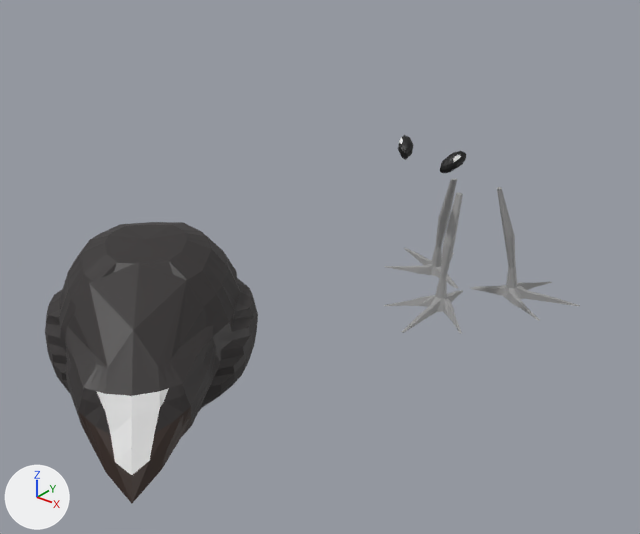
One commit to the Blender file Assets/Prefabs/Models/Enimies/pukeko/Pukeko.blend: the scene before it, then after it.
One viewpoint serves both versions: a 50 mm lens placed at (6.55, -12.11, 7.07), pointed at (-0.53, -3.25, 1.58). Lighting does not change. The marker at lower left points along +X, +Y and +Z. The picture after the commit comes second.

Names of what the first picture shows: 'Cabeça', 'Corpo', 'Olho', 'Olho.001', 'Perna', 'Perna.001', 'Perna.002'.
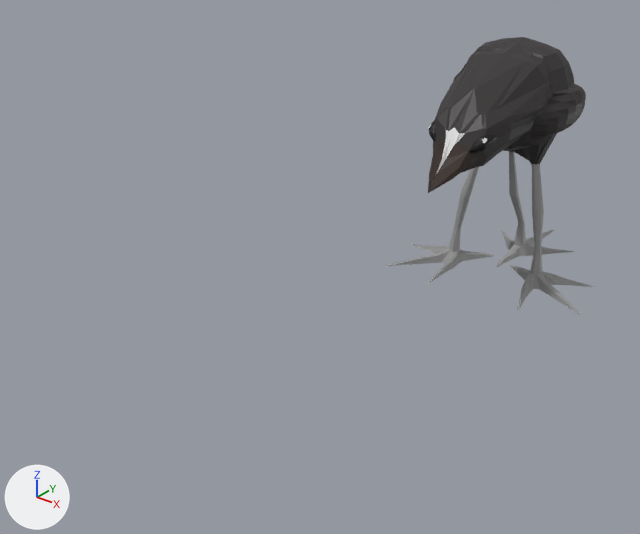
What changed in the scene script:
```text
Change me_sphere:
    used by ob_corpo; location = (0.0, -6.72, 2.64); rotation_euler = (0.0, 0.0, 0.748), in degrees (0, 0, 43)
    remove me_sphere.from_pydata(...)  # 197 vertices, 180 faces; spans x 0.0..1.09, y -1.37..0.8, z -0.94..0.84
    add me_sphere.from_pydata(...)  # 197 vertices, 180 faces; spans x 0.0..1.16, y -1.37..0.79, z -1.23..0.84
    me_sphere part 1: 154 of 197 vertices moved; they spanned x 0.0..1.09, y -1.23..0.8, z -0.94..0.84 and now span x 0.0..1.16, y -1.23..0.79, z -1.23..0.84; mean shift (0.02, 0.01, -0.07); largest move (0.72, 0.05, -0.59) -> (0.56, -0.23, -1.21)
Change me_cylinder_004:
    where me_cylinder_004.from_pydata(...)  # 66 vertices, 52 faces, 2 loose edges; spans x 0.0..4.14, y -7.2..3.11, z -3.3..7.14
    used by ob_perna_002; location = (-0.593, 0.249, 0.661); rotation_euler = (0.0, 0.0, -2.033), in degrees (0, 0, -116); scale = (0.18, 0.18, 0.18)
    me_cylinder_004 part 2: all 8 vertices in x 0.21..0.48, y -0.55..1.3, z 2.72..7.14 are moved by (-0.11, 1.27, 0.0)
    me_cylinder_004 part 3: all 4 vertices in x 0.0, y -0.65..1.37, z 2.72..7.14 are moved by (0.0, 1.27, 0.0)
Change me_sphere_002:
    used by ob_cabeça; location = (0.811, -7.64, 2.561); rotation_euler = (0.438, 0.0, 0.748), in degrees (25, 0, 43); scale = (0.836, 0.836, 0.836)
    remove me_sphere_002.from_pydata(...)  # 75 vertices, 59 faces, 2 loose edges; spans x 0.0..0.88, y -1.53..1.12, z -0.54..0.6
    add me_sphere_002.from_pydata(...)  # 89 vertices, 74 faces; spans x 0.0..0.96, y -1.52..1.9, z -0.54..0.6
    me_sphere_002 part 4
    2 vertices are removed from x 0.73..0.83, y 0.54..0.59, z 0.16..0.33
    6 faces are deleted
    2 loose edges are deleted
    52 vertices move from x 0.0..0.88, y -1.53..0.86, z -0.54..0.53 to x 0.0..0.96, y -1.52..1.04, z -0.54..0.53
    16 vertices are added at x 0.0..0.91, y 0.7..1.9, z -0.44..0.5
    19 new faces join them, mat_pelo_escuro (dark grey #302c2c)
    2 new faces join them, mat_bico (brown #30211a)
    me_sphere_002 part 5: 1 face spanning x 0.04..0.33, y -0.96..-0.66, z 0.09..0.22 switches from mat_pelo_escuro (dark grey #302c2c) to mat_bico (brown #30211a)
    me_sphere_002 part 6: 2 faces spanning x 0.36..0.57, y -0.78..-0.53, z -0.1..0.11 switch from mat_bico (brown #30211a) to mat_pelo_escuro (dark grey #302c2c)
Change ob_corpo:
    ob_corpo.location: (0.0, -6.72, 2.64) -> (-0.04, 1.6, 3.28)
    ob_corpo.rotation_euler: (0.0, 0.0, 0.748) -> (-0.0524, 0.0, 0.0)  # degrees (0, 0, 43) -> degrees (-3, 0, 0)
Change ob_perna:
    add ob_perna.parent = ob_cabeça
    add ob_perna.matrix_parent_inverse = Matrix(((0.877, 0.814, 0.0, -0.0352), (-0.737, 0.794, 0.508, -0.0429), (0.345, -0.372, 1.084, -3.365), (0.0, 0.0, 0.0, 1.0)))
    ob_perna.location: (0.0, -0.56, 0.661) -> (-0.36, -0.551, 0.661)
Change ob_perna_001:
    add ob_perna_001.parent = ob_cabeça
    add ob_perna_001.matrix_parent_inverse = Matrix(((0.877, 0.814, 0.0, -0.0352), (-0.737, 0.794, 0.508, -0.0429), (0.345, -0.372, 1.084, -3.365), (0.0, 0.0, 0.0, 1.0)))
Change ob_perna_002:
    add ob_perna_002.parent = ob_cabeça
    add ob_perna_002.matrix_parent_inverse = Matrix(((0.877, 0.814, 0.0, -0.0352), (-0.737, 0.794, 0.508, -0.0429), (0.345, -0.372, 1.084, -3.365), (0.0, 0.0, 0.0, 1.0)))
    ob_perna_002.location: (-0.593, 0.249, 0.661) -> (-0.307, 0.335, 0.661)
    ob_perna_002.rotation_euler: (0.0, 0.0, -2.033) -> (0.0, 0.0, -2.433)  # degrees (0, 0, -116) -> degrees (0, 0, -139)
Change ob_cabeça:
    add ob_cabeça.parent = ob_corpo
    add ob_cabeça.matrix_parent_inverse = Matrix(((1.0, 0.0, 0.0, 0.0446), (0.0, 0.999, -0.0523, -1.425), (0.0, 0.0523, 0.999, -3.355), (0.0, 0.0, 0.0, 1.0)))
    ob_cabeça.location: (0.811, -7.64, 2.561) -> (0.0, 0.0, 3.0)
    ob_cabeça.rotation_euler: (0.438, 0.0, 0.748) -> (0.438, 0.0, 0.0)  # degrees (25, 0, 43) -> degrees (25, 0, 0)
    ob_cabeça.scale: (0.836, 0.836, 0.836) -> (0.88, 1.0, 1.0)
Change ob_olho:
    add ob_olho.parent = ob_cabeça
    add ob_olho.matrix_parent_inverse = Matrix(((0.877, 0.814, 0.0, -0.0352), (-0.737, 0.794, 0.508, -0.0429), (0.345, -0.372, 1.084, -3.365), (0.0, 0.0, 0.0, 1.0)))
    ob_olho.location: (0.42, -1.261, 2.739) -> (1.367, -0.821, 2.428)
    ob_olho.rotation_euler: (-0.000843, -0.569, 0.959) -> (0.0898, -0.543, 1.646)  # degrees (0, -33, 55) -> degrees (5.1, -31, 94)
    ob_olho.scale: (0.12, 0.12, 0.12) -> (0.103, 0.103, 0.103)
Change ob_olho_001:
    add ob_olho_001.parent = ob_cabeça
    add ob_olho_001.matrix_parent_inverse = Matrix(((0.877, 0.814, 0.0, -0.0352), (-0.737, 0.794, 0.508, -0.0429), (0.345, -0.372, 1.084, -3.365), (0.0, 0.0, 0.0, 1.0)))
    ob_olho_001.location: (-0.484, -1.209, 2.764) -> (0.765, -1.328, 2.523)
    ob_olho_001.rotation_euler: (0.214, 0.53, -0.852) -> (4.353, -0.441, 3.03)  # degrees (12, 30, -49) -> degrees (249, -25, 174)
    ob_olho_001.scale: (0.12, 0.12, 0.12) -> (0.103, 0.103, 0.103)
```

Pixel boxes (x1, y1, x2, y2) of what changed, in the pictures (640 x 534 px; the box of a moved part takes in the faces that stretch with it):
'Cabeça', reshaped, moved, turned, rescaled: before (65, 262, 220, 503); after (428, 43, 550, 193)
'Corpo', reshaped, moved, turned: before (45, 222, 258, 414); after (449, 37, 586, 165)
'Perna.001', moved, turned, rescaled: before (471, 187, 580, 321); after (510, 164, 595, 314)
'Perna', moved, turned, rescaled: before (384, 193, 463, 334); after (386, 167, 494, 283)
'Perna.002', reshaped, moved, turned, rescaled: before (384, 179, 458, 288); after (495, 152, 574, 267)
'Olho', moved, turned, rescaled: before (440, 151, 466, 173); after (469, 135, 498, 153)
'Olho.001', moved, turned, rescaled: before (398, 135, 413, 160); after (429, 120, 436, 141)
part 2 of me_cylinder_004, moved or reshaped: before (436, 180, 457, 247); after (509, 152, 524, 223)
part 3 of me_cylinder_004, moved or reshaped: before (438, 179, 457, 247); after (509, 152, 521, 223)
part 4 of me_sphere_002, moved or reshaped: before (65, 262, 220, 503); after (428, 43, 550, 193)
part 5 of me_sphere_002, recoloured: before (95, 402, 172, 435); after (436, 139, 468, 159)
part 6 of me_sphere_002, recoloured: before (78, 407, 191, 441); after (433, 140, 488, 165)
